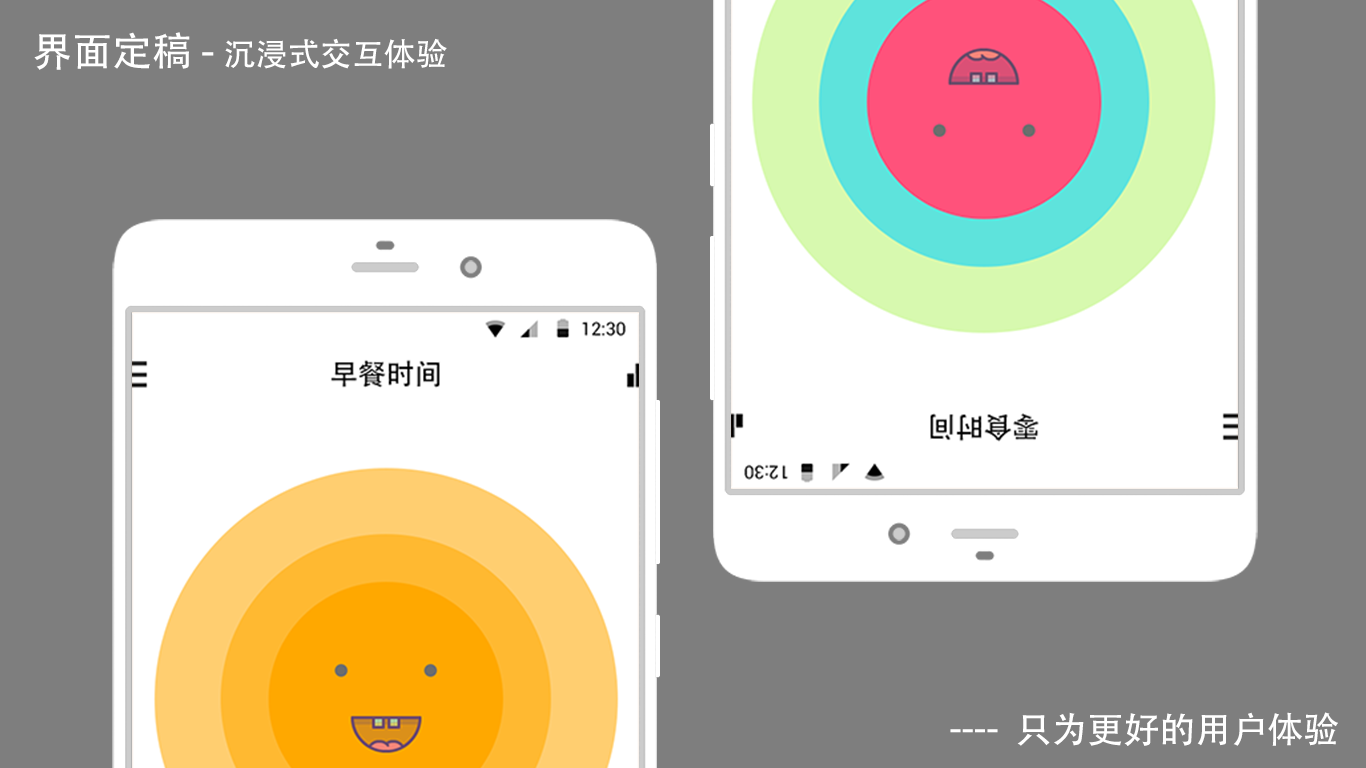
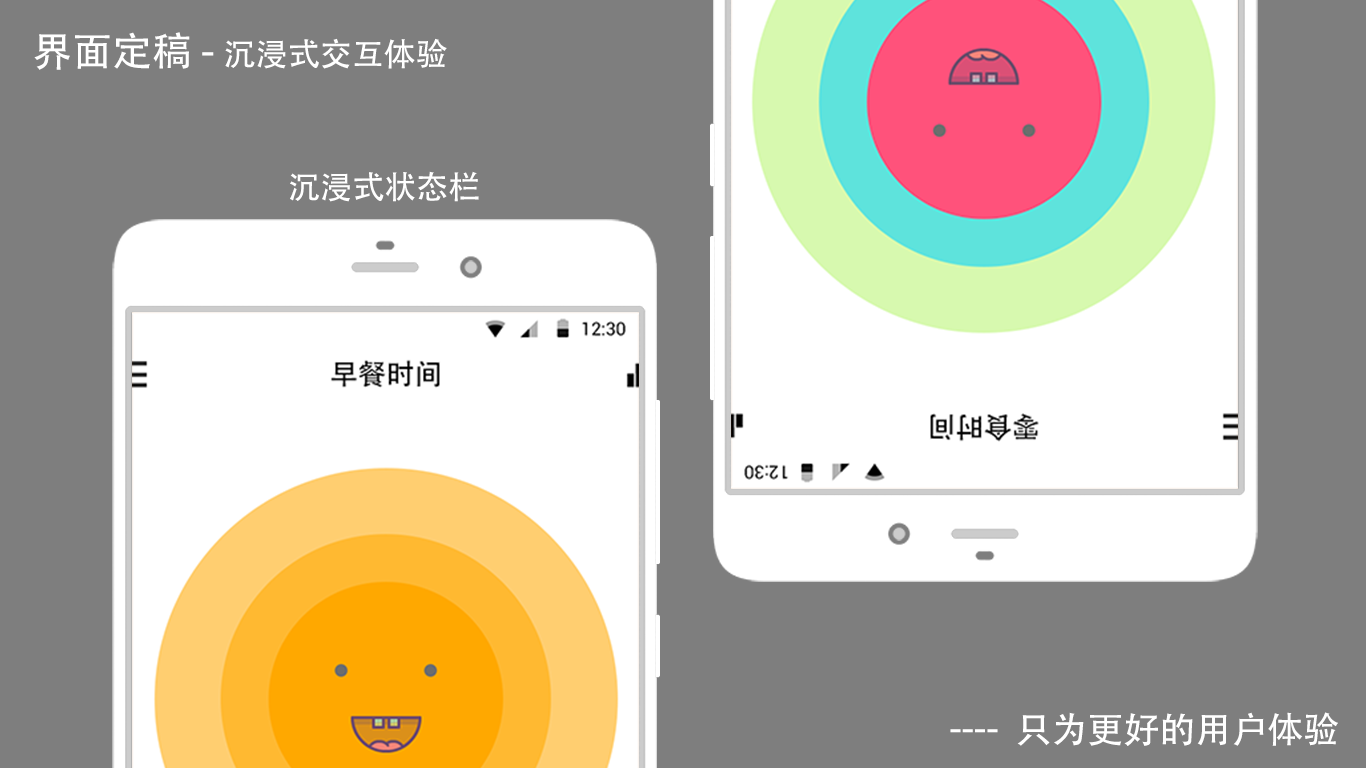
Revision of a layered 1366×768 image; what changed, layer by layer:
added layer "沉浸式状态栏" above "界面定稿 - 沉浸式交互体验" over [290,171,479,202]
